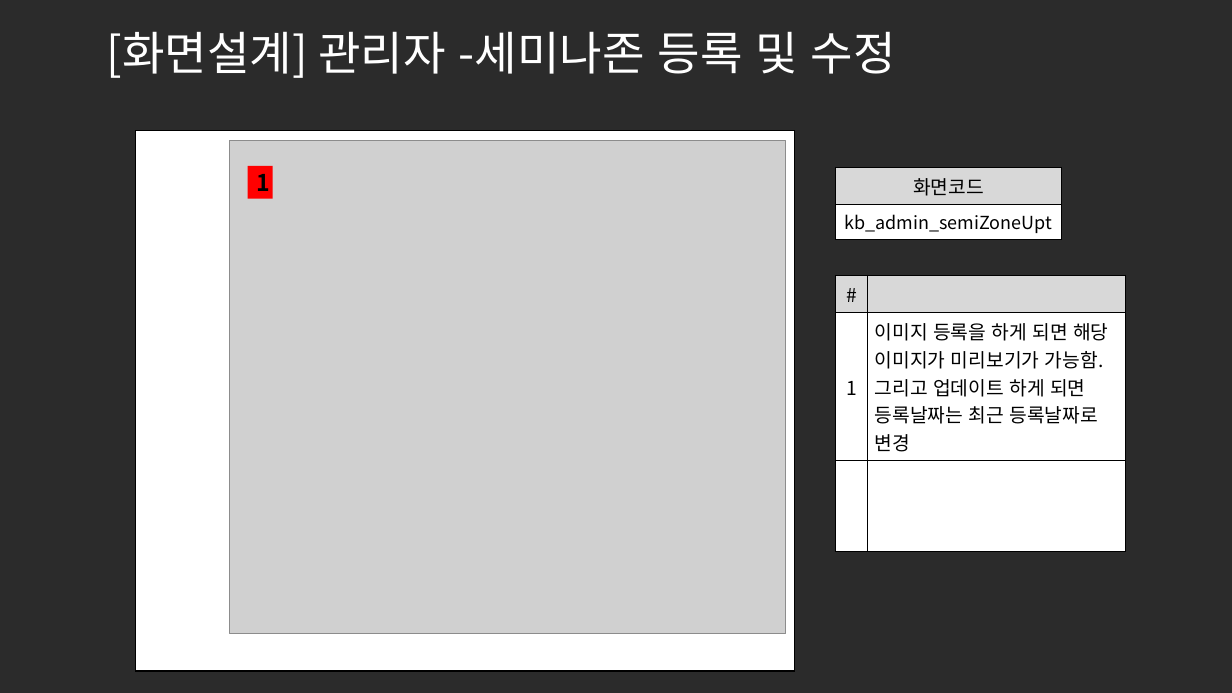
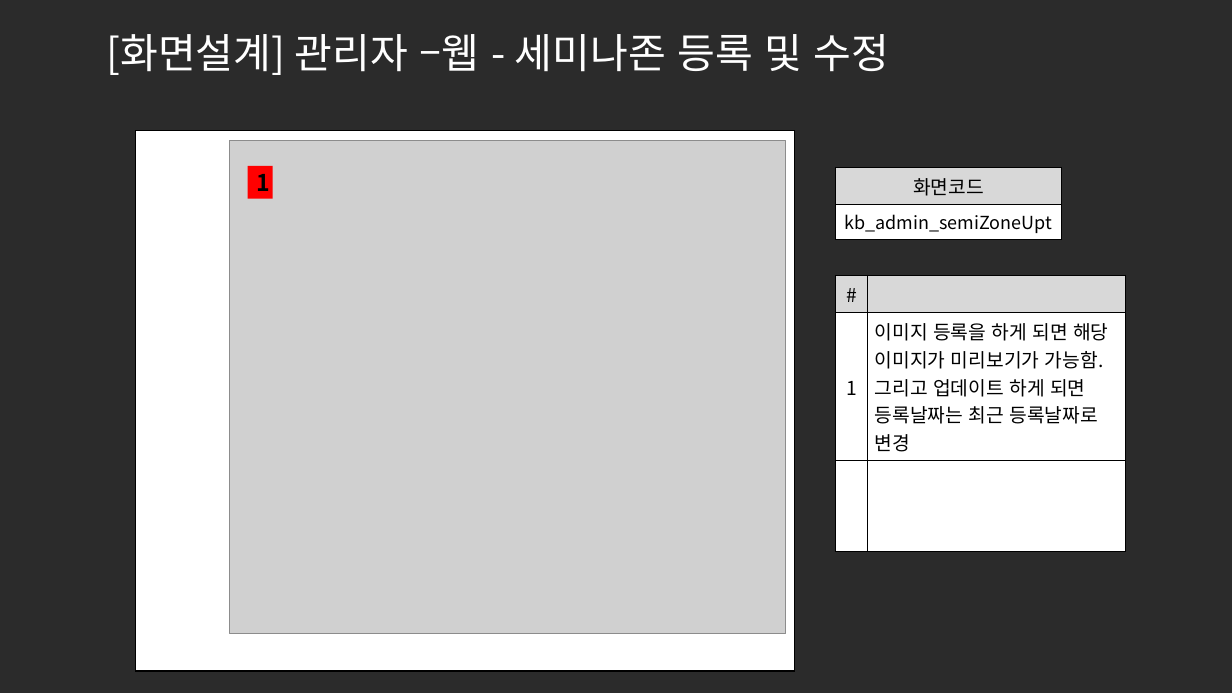
Before and after one commit to ezenteam2/e-Zone, a slide deck: slide 18 of 0 발표용 파워포인트/project05 - 파워포인트 종합 - 기범.pptx. Drawn at 1232x693 pixels with LibreOffice and Linux fonts; fonts in the diff are those of the drawing; grey boxes stand for pictures; background and template pictures are left out; a plain dark background stands for a picture behind light text. Boxes give left, top, right and bottom in pixels: in the first picture for what was removed or moved away, otherwise in the second. Text is boxed around its words. In the diff, an @@ line names an element or a change of style, - is before the commit and + after.

Commit message:
ppt, 로그인 화면 구현

```diff
--- a/0 발표용 파워포인트/project05 - 파워포인트 종합 - 기범.pptx
+++ b/0 발표용 파워포인트/project05 - 파워포인트 종합 - 기범.pptx
@@ title at [106, 34, 890, 75]: text changed; size 36 to 32 pt @@
-[화면설계] 관리자 -세미나존 등록 및 수정
+[화면설계] 관리자 –웹 - 세미나존 등록 및 수정
```
Also in this commit, not shown: 16 other slides changed, 5 other files.
